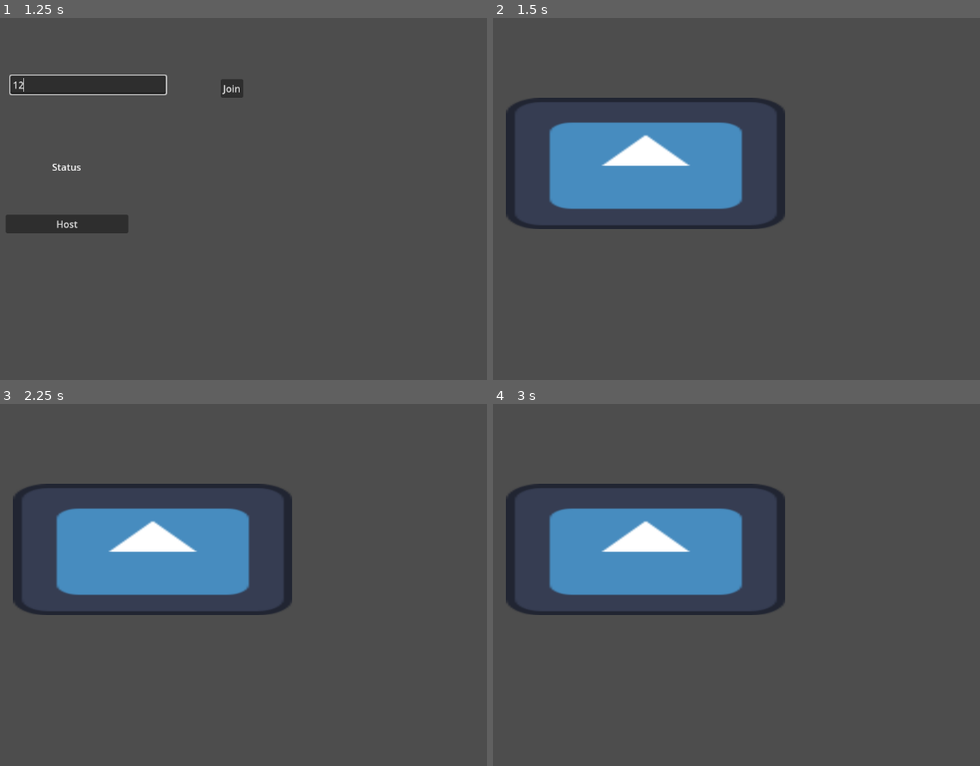
Above: before the commit, frames 1-4 (two rows, left to right).
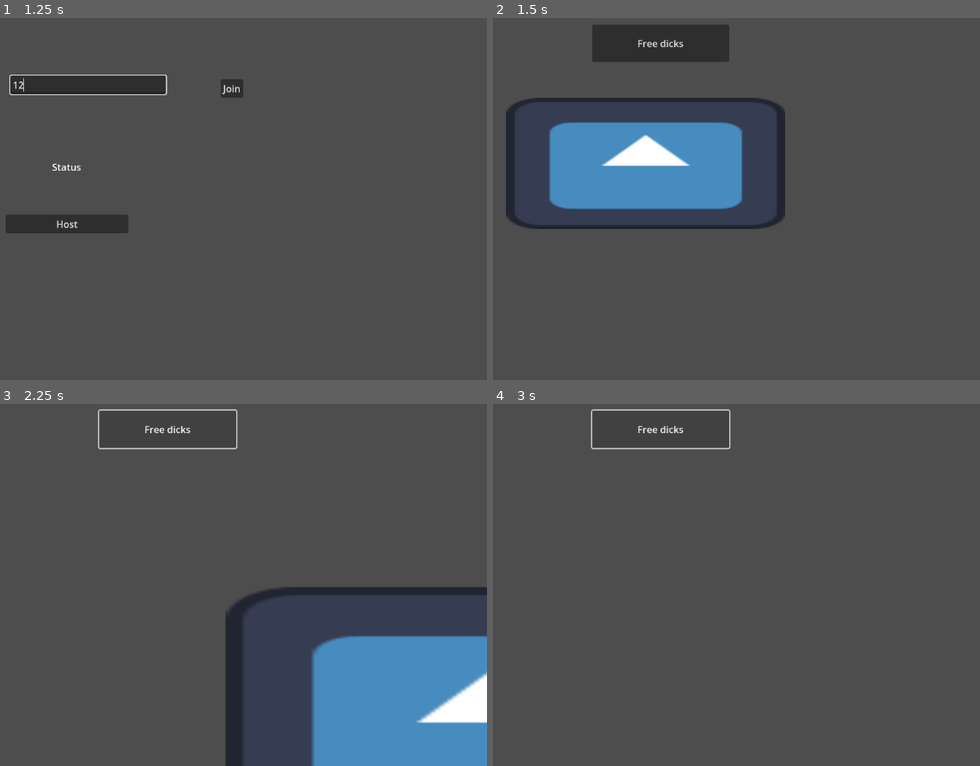
Above: after the commit, the same moments.

Repository: Zoljargal2004/tic_tack_toe_online
Game: Godot game, scene res://lobby.tscn
The game is run twice, just before and just after one commit, with the same random seed, the same clock (stepped at 60 frames per second) and the same inputs. The engine's default icon, where the game draws it, is replaced by a stand-in: a white triangle on a blue panel in a dark square.
Inputs (mouse positions are in pixels of both pictures, inside the frame that each line leads up to):
- Up to frame 1 (1.25 s): click (87, 83) at 0.52 s; type "12" at 0.6 s
- Up to frame 2 (1.5 s): click "Host" at 1.25 s
- Up to frame 3 (2.25 s): click (165, 429) at 2 s, where only the run after the commit has a clickable "Free dicks"
- Up to frame 4 (3 s): click (658, 429) at 2.75 s, where only the run after the commit has a clickable "Free dicks"

Frame 1 is identical in both runs. In frame 2, 2.8% of the frame differs, in the area x 20-49%, y 1-13%; in frame 3, 28%, in the area x 2-100%, y 1-100%; in frame 4, 13%.

Commit message:
Sex
Time on beahc

Diff:
--- a/Game.tscn
+++ b/Game.tscn
@@ -1,6 +1,7 @@
-[gd_scene load_steps=2 format=3 uid="uid://cafdof6chdvo3"]
+[gd_scene load_steps=3 format=3 uid="uid://cymmcpw8wixdv"]
 
 [ext_resource type="Texture2D" uid="uid://dn6ucnmfjawiv" path="res://icon.svg" id="1_wbfu4"]
+[ext_resource type="Script" uid="uid://c4jukxudsm544" path="res://button.gd" id="2_xkndl"]
 
 [node name="Main" type="Node2D"]
 
@@ -8,3 +9,13 @@
 position = Vector2(591, 284)
 scale = Vector2(3.66406, 1.72656)
 texture = ExtResource("1_wbfu4")
+
+[node name="Button" type="Button" parent="."]
+offset_left = 501.0
+offset_top = 50.0
+offset_right = 731.0
+offset_bottom = 113.0
+text = "Free dicks"
+script = ExtResource("2_xkndl")
+
+[connection signal="pressed" from="Button" to="Button" method="_on_pressed"]
--- /dev/null
+++ b/button.gd
@@ -0,0 +1,7 @@
+extends Button
+
+@onready var sex: Sprite2D = $"../Icon"
+
+
+func _on_pressed() -> void:
+	sex.transform *= 2
--- a/main.tscn
+++ b/main.tscn
@@ -1,3 +1,3 @@
-[gd_scene load_steps=0 format=3 uid="uid://qwv3pnhwpmxc"]
+[gd_scene format=3 uid="uid://qwv3pnhwpmxc"]
 
-[node name="Main" type="Node2D"]
+[node name="Main2" type="Node2D"]
--- a/project.godot
+++ b/project.godot
@@ -11,7 +11,7 @@
 [application]
 
 config/name="tic_tack_erkhmes_toe"
-run/main_scene="uid://k50y14okngo3"
+run/main_scene="uid://gewd54wevyug"
 config/features=PackedStringArray("4.4", "Forward Plus")
 config/icon="res://icon.svg"
 
Not shown, added: button.gd.uid
Not shown: 1 places in lobby.tscn that only renumber resources
